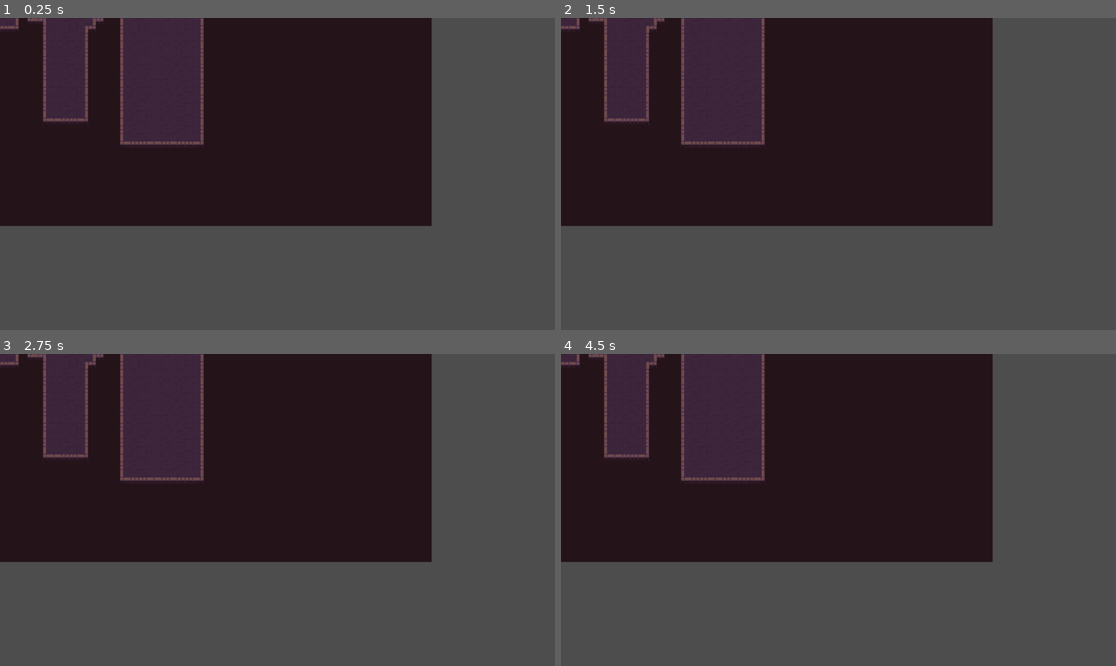
Above: before the commit, frames 1-4 (two rows, left to right).
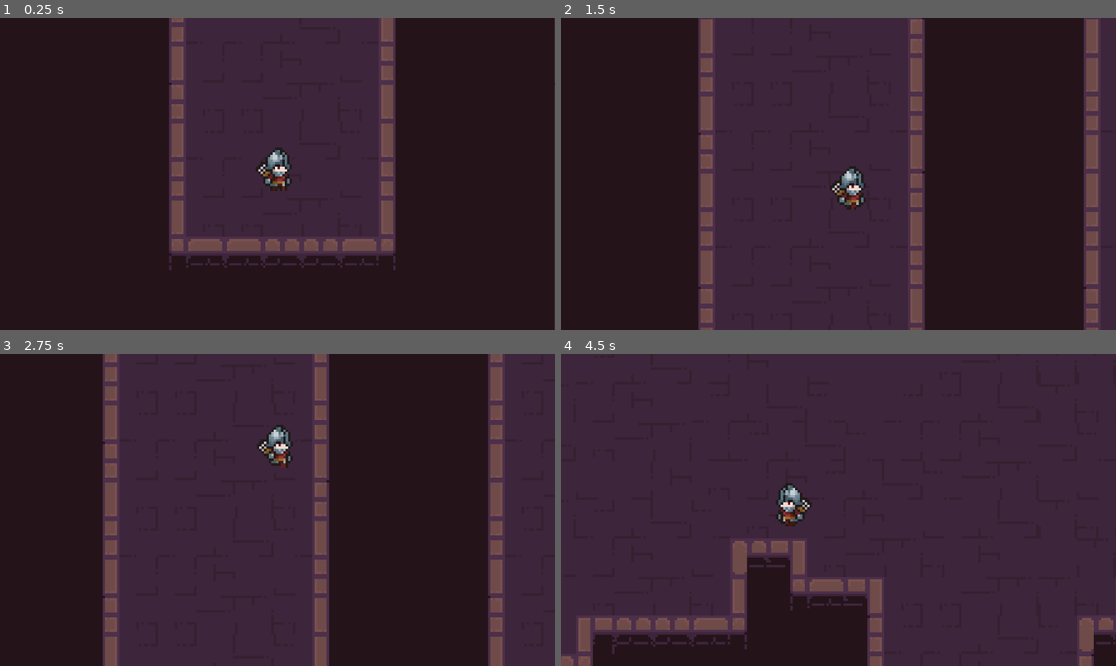
Above: after the commit, the same moments.

Repository: Negro-13/Escaperoom
Game: Godot game, scene res://Nodos/Mapas/mapaSuperMegaCochiwau.tscn
Same seed, same stepped clock (60 frames per second), same inputs: the game is played once before the commit and once after it. This scene is started directly instead of the project's main scene.
Inputs:
- Up to frame 1 (0.25 s): no input
- Up to frame 2 (1.5 s): hold W (move_up) 0.53-1.28 s; tap D (move_rigth) at 0.6, 1.35 s; hold S (move_down) from 1.28 s (still down)
- Up to frame 3 (2.75 s): release S (move_down) at 2.03 s; hold W (move_up) from 2.03 s (still down); tap D (move_rigth) at 2.1 s
- Up to frame 4 (4.5 s): tap D (move_rigth) at 2.85, 3.6, 4.35 s; release W (move_up) at 3.53 s; hold A (move_left) from 3.53 s (still down)

The runs differ from the first frame. In frame 1, 78% of the frame differs, in the area x 0-100%, y 0-100%; in frame 2, 74%; in frame 3, 71%; in frame 4, 89%.

Commit message:
Colisiones

Diff:
--- a/escaperoom/Nodos/Mapas/mapaSuperMegaCochiwau.tscn
+++ b/escaperoom/Nodos/Mapas/mapaSuperMegaCochiwau.tscn
@@ -1,6 +1,7 @@
-[gd_scene load_steps=4 format=4 uid="uid://piemebqbry7r"]
+[gd_scene load_steps=5 format=4 uid="uid://c3npph4xbgh45"]
 
 [ext_resource type="Texture2D" uid="uid://cnwpia0yj0mna" path="res://Assets/2D Pixel Dungeon Asset Pack/character and tileset/Dungeon_Tileset.png" id="1_oi56o"]
+[ext_resource type="PackedScene" uid="uid://qlyf1d28to1v" path="res://Nodos/Player/character_body_2d.tscn" id="2_80r1g"]
 
 [sub_resource type="TileSetAtlasSource" id="TileSetAtlasSource_80r1g"]
 texture = ExtResource("1_oi56o")
@@ -13,14 +14,18 @@
 7:5/0 = 0
 6:5/0 = 0
 5:4/0 = 0
+5:4/0/physics_layer_0/polygon_0/points = PackedVector2Array(-8, -8, 8, -8, 8, 8, -8, 8)
 4:3/0 = 0
 3:3/0 = 0
 2:3/0 = 0
 1:2/0 = 0
 1:3/0 = 0
 1:4/0 = 0
+1:4/0/physics_layer_0/polygon_0/points = PackedVector2Array(-8, -8, 8, -8, 8, 8, -8, 8)
 2:5/0 = 0
+2:5/0/physics_layer_0/polygon_0/points = PackedVector2Array(-8, -8, 8, -8, 8, 8, -8, 8)
 3:5/0 = 0
+3:5/0/physics_layer_0/polygon_0/points = PackedVector2Array(-8, -8, 8, -8, 8, 8, -8, 8)
 3:6/0 = 0
 4:7/0 = 0
 5:7/0 = 0
@@ -39,14 +44,19 @@
 0:7/0 = 0
 0:6/0 = 0
 0:5/0 = 0
+0:5/0/physics_layer_0/polygon_0/points = PackedVector2Array(-8, -8, 8, -8, 8, 8, -8, 8)
 0:4/0 = 0
+0:4/0/physics_layer_0/polygon_0/points = PackedVector2Array(-8, -8, 8, -8, 8, 8, -8, 8)
 0:3/0 = 0
+0:3/0/physics_layer_0/polygon_0/points = PackedVector2Array(-8, -8, 8, -8, 8, 8, -8, 8)
 0:2/0 = 0
+0:2/0/physics_layer_0/polygon_0/points = PackedVector2Array(-8, -8, 8, -8, 8, 8, -8, 8)
 1:1/0 = 0
 2:1/0 = 0
 3:1/0 = 0
 4:1/0 = 0
 5:1/0 = 0
+5:1/0/physics_layer_0/polygon_0/points = PackedVector2Array(-8, -8, 8, -8, 8, 8, -8, 8)
 6:1/0 = 0
 7:1/0 = 0
 8:2/0 = 0
@@ -59,21 +69,28 @@
 3:7/0 = 0
 1:7/0 = 0
 1:5/0 = 0
+1:5/0/physics_layer_0/polygon_0/points = PackedVector2Array(-8, -8, 8, -8, 8, 8, -8, 8)
 2:4/0 = 0
+2:4/0/physics_layer_0/polygon_0/points = PackedVector2Array(-8, -8, 8, -8, 8, 8, -8, 8)
 1:6/0 = 0
 1:8/0 = 0
 3:4/0 = 0
+3:4/0/physics_layer_0/polygon_0/points = PackedVector2Array(-8, -8, 8, -8, 8, 8, -8, 8)
 2:7/0 = 0
 2:8/0 = 0
 2:6/0 = 0
 4:4/0 = 0
+4:4/0/physics_layer_0/polygon_0/points = PackedVector2Array(-8, -8, 8, -8, 8, 8, -8, 8)
 4:5/0 = 0
+4:5/0/physics_layer_0/polygon_0/points = PackedVector2Array(-8, -8, 8, -8, 8, 8, -8, 8)
 4:6/0 = 0
 5:3/0 = 0
+5:3/0/physics_layer_0/polygon_0/points = PackedVector2Array(-8, -8, 8, -8, 8, 8, -8, 8)
 6:2/0 = 0
 8:1/0 = 0
 9:0/0 = 0
 5:2/0 = 0
+5:2/0/physics_layer_0/polygon_0/points = PackedVector2Array(-8, -8, 8, -8, 8, 8, -8, 8)
 4:2/0 = 0
 7:0/0 = 0
 8:0/0 = 0
@@ -88,6 +105,7 @@
 7:4/0 = 0
 6:4/0 = 0
 5:5/0 = 0
+5:5/0/physics_layer_0/polygon_0/points = PackedVector2Array(-8, -8, 8, -8, 8, 8, -8, 8)
 8:3/0 = 0
 5:6/0 = 0
 6:3/0 = 0
@@ -96,15 +114,23 @@
 3:2/0 = 0
 2:2/0 = 0
 0:1/0 = 0
+0:1/0/physics_layer_0/polygon_0/points = PackedVector2Array(-8, -8, 8, -8, 8, 8, -8, 8)
 0:0/0 = 0
+0:0/0/physics_layer_0/polygon_0/points = PackedVector2Array(-8, -8, 8, -8, 8, 8, -8, 8)
 1:0/0 = 0
+1:0/0/physics_layer_0/polygon_0/points = PackedVector2Array(-8, -8, 8, -8, 8, 8, -8, 8)
 2:0/0 = 0
+2:0/0/physics_layer_0/polygon_0/points = PackedVector2Array(-8, -8, 8, -8, 8, 8, -8, 8)
 3:0/0 = 0
+3:0/0/physics_layer_0/polygon_0/points = PackedVector2Array(-8, -8, 8, -8, 8, 8, -8, 8)
 4:0/0 = 0
+4:0/0/physics_layer_0/polygon_0/points = PackedVector2Array(-8, -8, 8, -8, 8, 8, -8, 8)
 5:0/0 = 0
+5:0/0/physics_layer_0/polygon_0/points = PackedVector2Array(-8, -8, 8, -8, 8, 8, -8, 8)
 6:0/0 = 0
 
 [sub_resource type="TileSet" id="TileSet_8e8so"]
+physics_layer_0/collision_layer = 1
 sources/0 = SubResource("TileSetAtlasSource_80r1g")
 
 [node name="MapaSuperMegaCochiwau" type="Node2D"]
@@ -112,3 +138,10 @@
 [node name="TileMapLayer" type="TileMapLayer" parent="."]
 tile_map_data = PackedByteArray("AAAGAAEAAAAGAAAAAAAGAAIAAAAGAAEAAAAGAAMAAAAGAAIAAAAGAAQAAAAGAAAAAAAGAAUAAAAGAAEAAAAGAA …(97360 unchanged characters)…
 tile_set = SubResource("TileSet_8e8so")
+
+[node name="CharacterBody2D" parent="." instance=ExtResource("2_80r1g")]
+position = Vector2(134, 182)
+
+[node name="Camera2D" type="Camera2D" parent="CharacterBody2D"]
+zoom = Vector2(5, 5)
+position_smoothing_enabled = true
--- a/escaperoom/Nodos/Player/character_body_2d.tscn
+++ b/escaperoom/Nodos/Player/character_body_2d.tscn
@@ -116,7 +116,7 @@
 }]
 
 [sub_resource type="RectangleShape2D" id="RectangleShape2D_edbiu"]
-size = Vector2(9, 18)
+size = Vector2(9, 8)
 
 [node name="CharacterBody2D" type="CharacterBody2D"]
 position = Vector2(46, 26)
@@ -129,5 +129,5 @@
 animation = &"run"
 
 [node name="CollisionShape2D" type="CollisionShape2D" parent="."]
-position = Vector2(0, -2)
+position = Vector2(0, 3)
 shape = SubResource("RectangleShape2D_edbiu")
Not shown: 1 places in escaperoom/Nodos/Mapas/Mapa.tscn that only renumber resources
